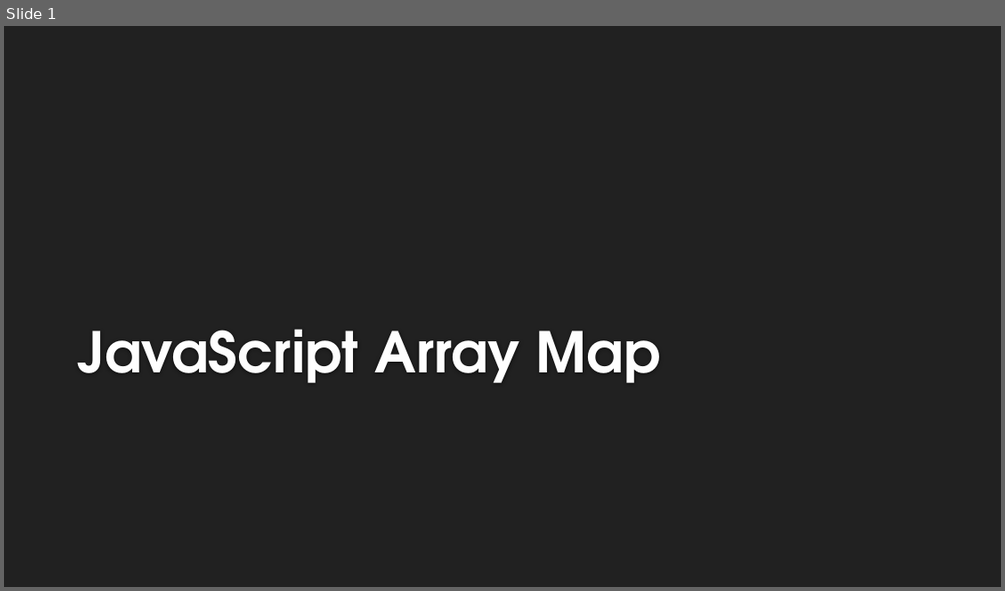
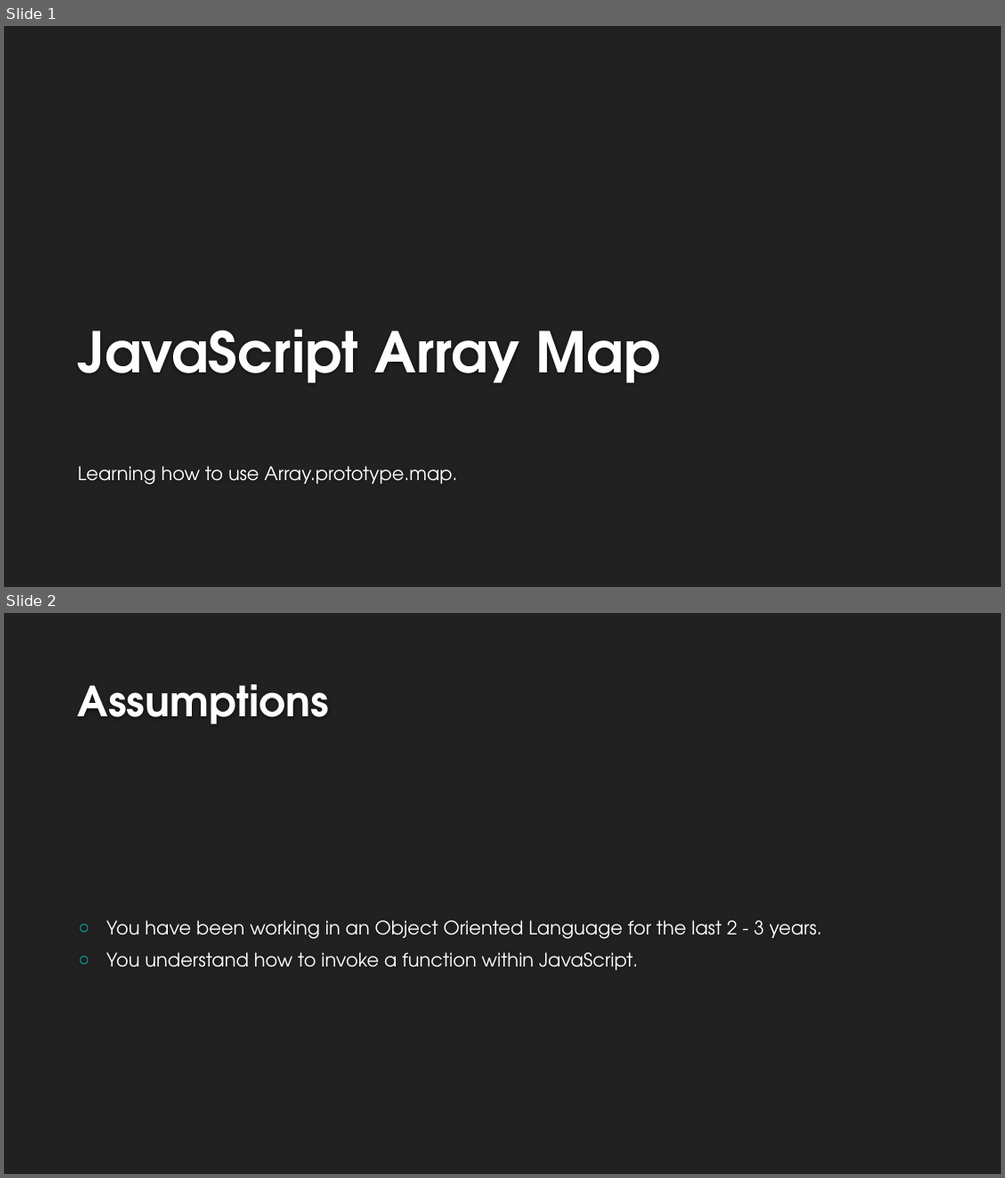
Before and after one commit to ericglasser/javascript-array-map-lesson, a slide deck: javascript-map-array-lesson.pptx. Shown one above the other, each under a label of ours: slide 1 before the commit, slides 1 and 2 after it. The pictures are 1005x591 and 1005x1178 pixels, drawn with LibreOffice and Linux fonts; fonts in the diff are those of the drawing; background and template pictures are left out. Boxes give left, top, right and bottom in pixels: in the first picture for what was removed or moved away, otherwise in the second. Text is boxed around its words. In the diff, an @@ line names an element or a change of style, - is before the commit and + after.

```diff
--- a/javascript-map-array-lesson.pptx
+++ b/javascript-map-array-lesson.pptx
@@ slide 2 added at <box>4,613,1001,1174</box>, background #212121 @@
@@ title added at <box>78,684,329,724</box>, 40 pt, text #FEFEFE, bold @@
+Assumptions
@@ text added at <box>106,920,822,970</box>, 18 pt, text #FFFFFF @@
+○ You have been working in an Object Oriented Language for the last 2 - 3 years.
+○ You understand how to invoke a function within JavaScript.
@@ slide 1 changed as well @@
@@ subtitle added at <box>78,466,457,484</box>, 18 pt, text #FFFFFF @@
+Learning how to use Array.prototype.map.
```
Also in this commit, not shown: 10 other slides added, 1 slide removed, 1 other file.
